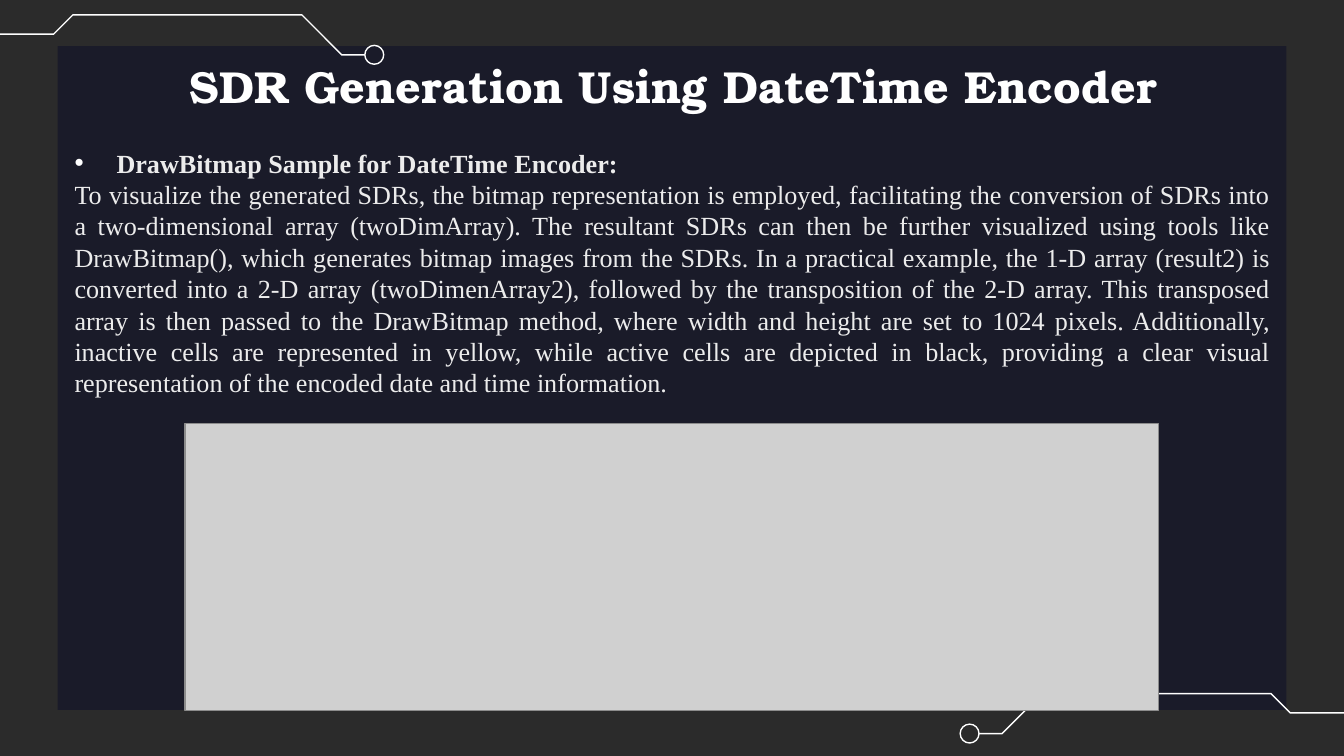
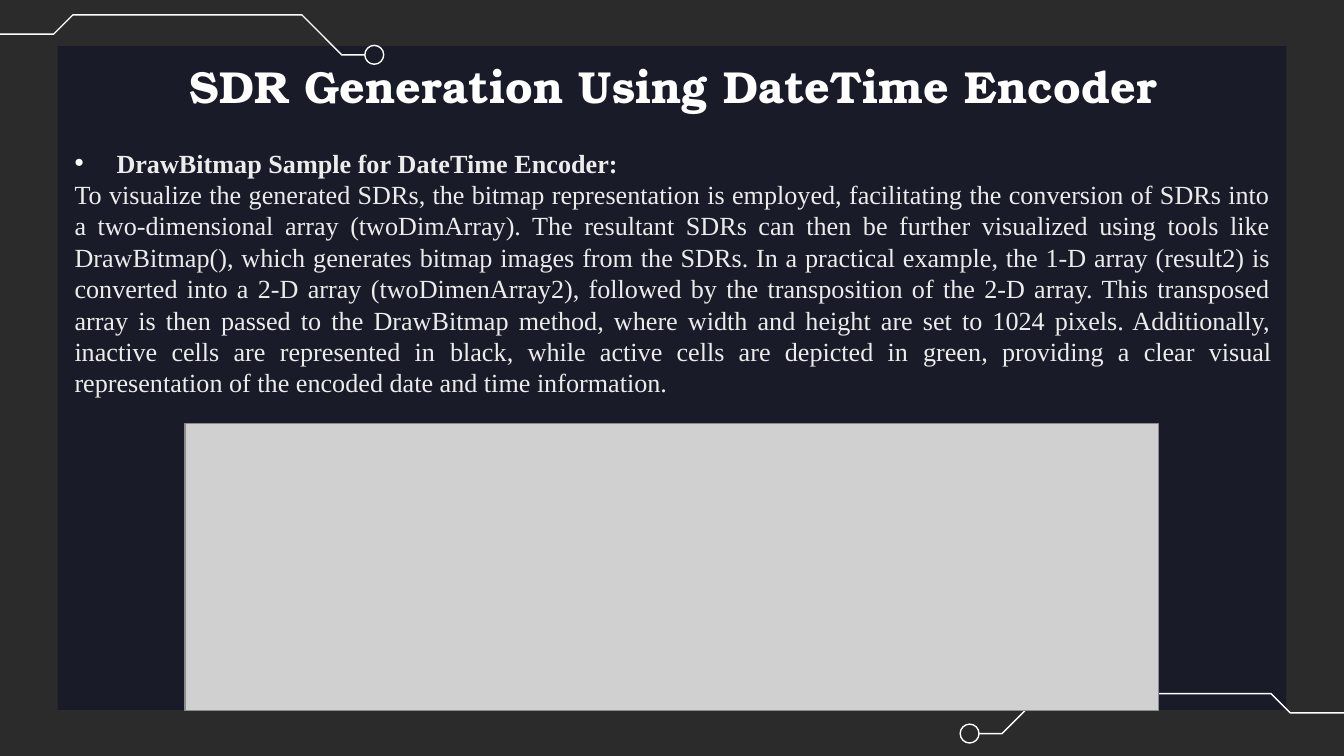
Before and after one commit to Yatish0/neocortexapi_Team_PY, a slide deck: slide 12 of source/Samples/Project Documentation/Improve_Samples_And_Documentation_For_SDR_Representation(SDR To Bitmap)_Team_PY.pptx. Drawn at 1344x756 pixels with LibreOffice and Linux fonts; fonts in the diff are those of the drawing; grey boxes stand for pictures; background and template pictures are left out; a plain dark background stands for a picture behind light text. Boxes give left, top, right and bottom in pixels: in the first picture for what was removed or moved away, otherwise in the second. Text is boxed around its words. In the diff, an @@ line names an element or a change of style, - is before the commit and + after.

```diff
--- a/source/Samples/Project Documentation/Improve_Samples_And_Documentation_For_SDR_Representation(SDR To Bitmap)_Team_PY.pptx
+++ b/source/Samples/Project Documentation/Improve_Samples_And_Documentation_For_SDR_Representation(SDR To Bitmap)_Team_PY.pptx
@@ text at (75,185,1271,398): text changed @@
-To visualize the generated SDRs, the bitmap representation is employed, facilitating the conversion of SDRs into a two-dimensional array (twoDimArray). The resultant SDRs can then be further visualized using tools like DrawBitmap(), which generates bitmap images from the SDRs. In a practical example, the 1-D array (result2) is converted into a 2-D array (twoDimenArray2), followed by the transposition of the 2-D array. This transposed array is then passed to the DrawBitmap method, where width and height are set to 1024 pixels. Additionally, inactive cells are represented in yellow, while active cells are depicted in black, providing a clear visual representation of the encoded date and time information.
+To visualize the generated SDRs, the bitmap representation is employed, facilitating the conversion of SDRs into a two-dimensional array (twoDimArray). The resultant SDRs can then be further visualized using tools like DrawBitmap(), which generates bitmap images from the SDRs. In a practical example, the 1-D array (result2) is converted into a 2-D array (twoDimenArray2), followed by the transposition of the 2-D array. This transposed array is then passed to the DrawBitmap method, where width and height are set to 1024 pixels. Additionally, inactive cells are represented in black, while active cells are depicted in green, providing a clear visual representation of the encoded date and time information.
```
Also in this commit, not shown: 5 other slides changed, 2 slides added, 3 other files.
